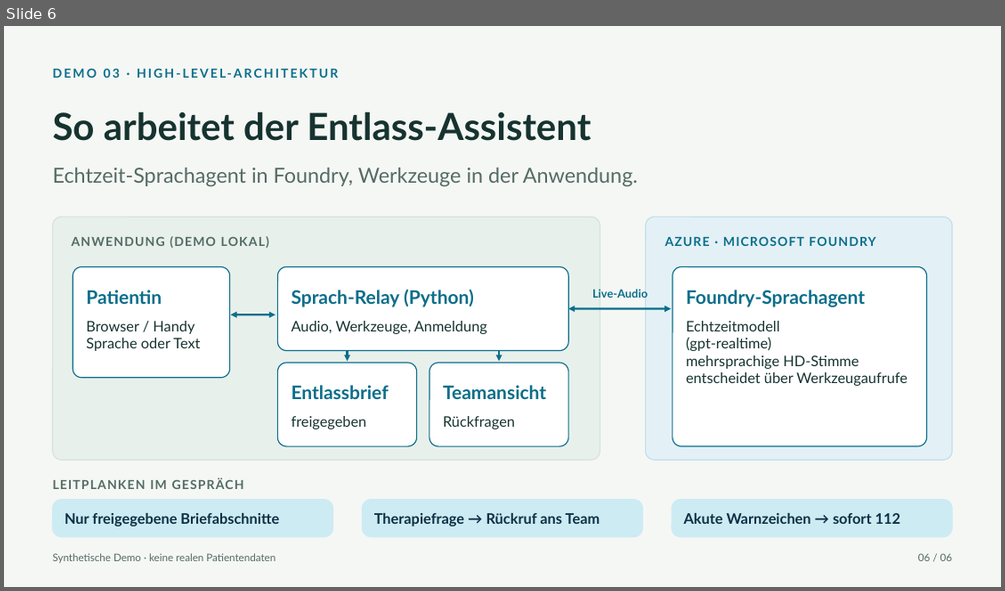
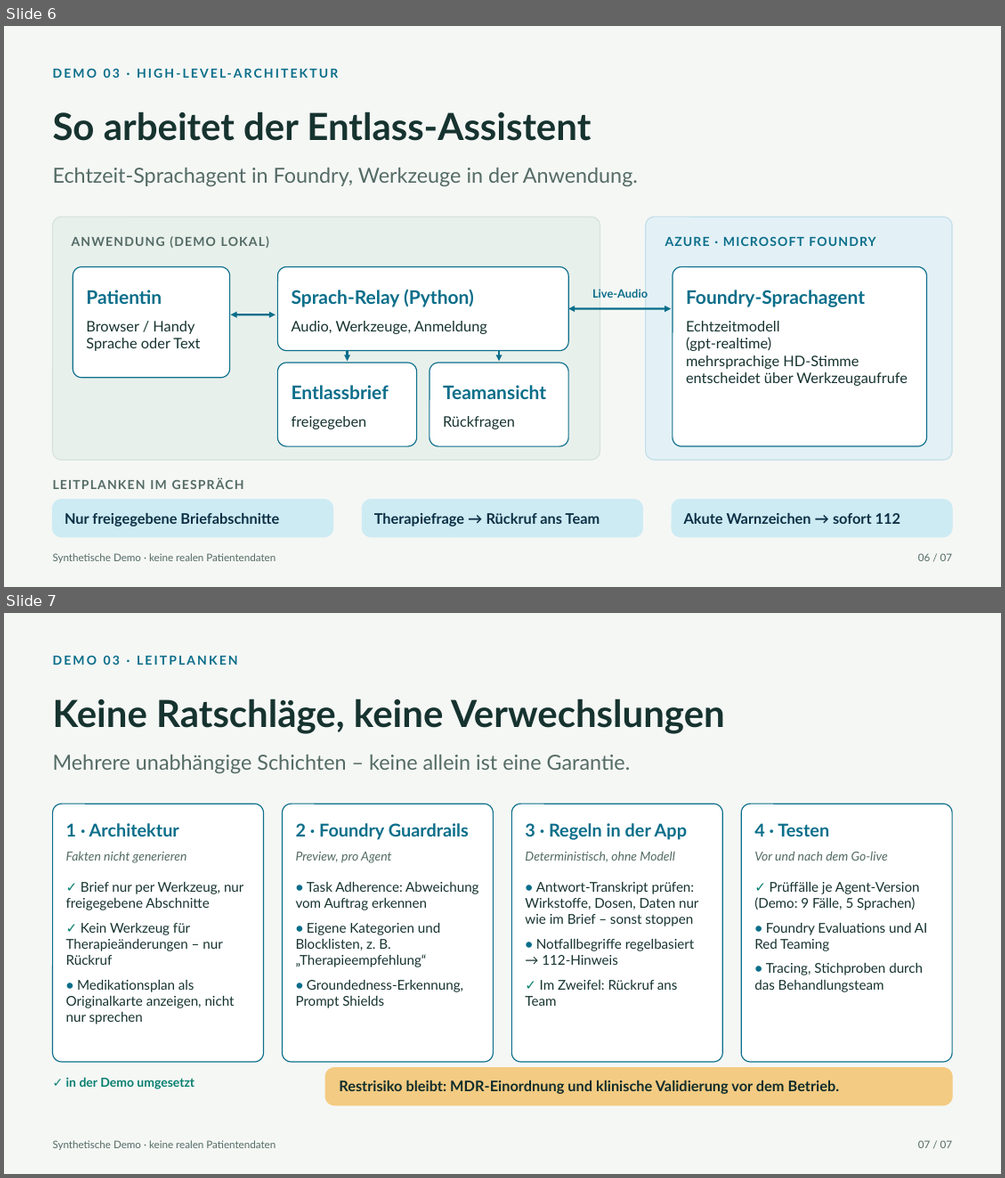
Before and after one commit to beyondelastic/healthcare-agent-demos, a slide deck: docs/slides/Healthcare-Agent-Demos-DE.pptx. Shown one above the other, each under a label of ours: slide 6 before the commit, slides 6 and 7 after it. The pictures are 1005x591 and 1005x1178 pixels, drawn with LibreOffice and Linux fonts; fonts in the diff are those of the drawing. Boxes give left, top, right and bottom in pixels: in the first picture for what was removed or moved away, otherwise in the second. Text is boxed around its words. In the diff, an @@ line names an element or a change of style, - is before the commit and + after.

```diff
--- a/docs/slides/Healthcare-Agent-Demos-DE.pptx
+++ b/docs/slides/Healthcare-Agent-Demos-DE.pptx
@@ slide 7 added at (4, 613, 1001, 1174), background #F5F7F5 @@
@@ text added at (53, 655, 238, 665), 12 pt, text #0B6E8A, bold @@
+DEMO 03 · LEITPLANKEN
@@ text added at (53, 698, 725, 734), 36 pt, text #16332F, bold @@
+Keine Ratschläge, keine Verwechslungen
@@ text added at (53, 755, 631, 773), 20 pt, text #546B65 @@
+Mehrere unabhängige Schichten – keine allein ist eine Garantie.
@@ rounded rectangle added at (53, 803, 264, 1062), fill #FFFFFF, outline #0B6E8A 1 pt @@
@@ text added at (66, 823, 179, 836), 17 pt, text #0B6E8A, bold @@
+1 · Architektur
@@ rounded rectangle added at (283, 803, 493, 1062), fill #FFFFFF, outline #0B6E8A 1 pt @@
@@ text added at (296, 823, 469, 840), 17 pt, text #0B6E8A, bold @@
+2 · Foundry Guardrails
@@ rounded rectangle added at (512, 803, 722, 1062), fill #FFFFFF, outline #0B6E8A 1 pt @@
@@ text added at (525, 823, 687, 840), 17 pt, text #0B6E8A, bold @@
+3 · Regeln in der App
@@ rounded rectangle added at (741, 803, 952, 1062), fill #FFFFFF, outline #0B6E8A 1 pt @@
@@ text added at (754, 823, 829, 836), 17 pt, text #0B6E8A, bold @@
+4 · Testen
@@ text added at (66, 851, 187, 863), 12 pt, text #546B65, italic @@
+Fakten nicht generieren
@@ text added at (296, 852, 391, 863), 12 pt, text #546B65, italic @@
+Preview, pro Agent
@@ text added at (525, 851, 674, 862), 12 pt, text #546B65, italic @@
+Deterministisch, ohne Modell
@@ text added at (754, 851, 888, 860), 12 pt, text #546B65, italic @@
+Vor und nach dem Go-live
@@ text added at (66, 882, 243, 1024), 13 pt, text #16332F @@
+✓ Brief nur per Werkzeug, nur freigegebene Abschnitte
+✓ Kein Werkzeug für Therapieänderungen – nur Rückruf
+• Medikationsplan als Originalkarte anzeigen, nicht nur sprechen
@@ text added at (296, 881, 478, 1008), 13 pt, text #16332F @@
+• Task Adherence: Abweichung vom Auftrag erkennen
+• Eigene Kategorien und Blocklisten, z. B. „Therapieempfehlung“
+• Groundedness-Erkennung, Prompt Shields
@@ text added at (525, 882, 698, 1005), 13 pt, text #16332F @@
+• Antwort-Transkript prüfen: Wirkstoffe, Dosen, Daten nur wie im Brief – sonst stoppen
+• Notfallbegriffe regelbasiert → 112-Hinweis
+✓ Im Zweifel: Rückruf ans Team
@@ text added at (754, 882, 927, 992), 13 pt, text #16332F @@
+✓ Prüffälle je Agent-Version (Demo: 9 Fälle, 5 Sprachen)
+• Foundry Evaluations und AI Red Teaming
+• Tracing, Stichproben durch das Behandlungsteam
@@ text added at (66, 1077, 194, 1089), 12 pt, text #087F70, bold @@
+✓ in der Demo umgesetzt
@@ rounded rectangle added at (325, 1068, 952, 1105), fill #F3CB82, outline #F3CB82 1 pt @@
@@ text added at (339, 1080, 840, 1094), 14 pt, text #102C2B, bold @@
+Restrisiko bleibt: MDR-Einordnung und klinische Validierung vor dem Betrieb.
@@ text added at (53, 1140, 275, 1150), 10 pt, text #546B65 @@
+Synthetische Demo · keine realen Patientendaten
@@ text added at (918, 1140, 953, 1148), 10 pt, text #546B65 @@
+07 / 07
@@ slide 6 changed as well @@
@@ text at (918, 553, 953, 561): text changed @@
-06 / 06
+06 / 07
```
Also in this commit, not shown: 5 other slides changed, 1 other file.
